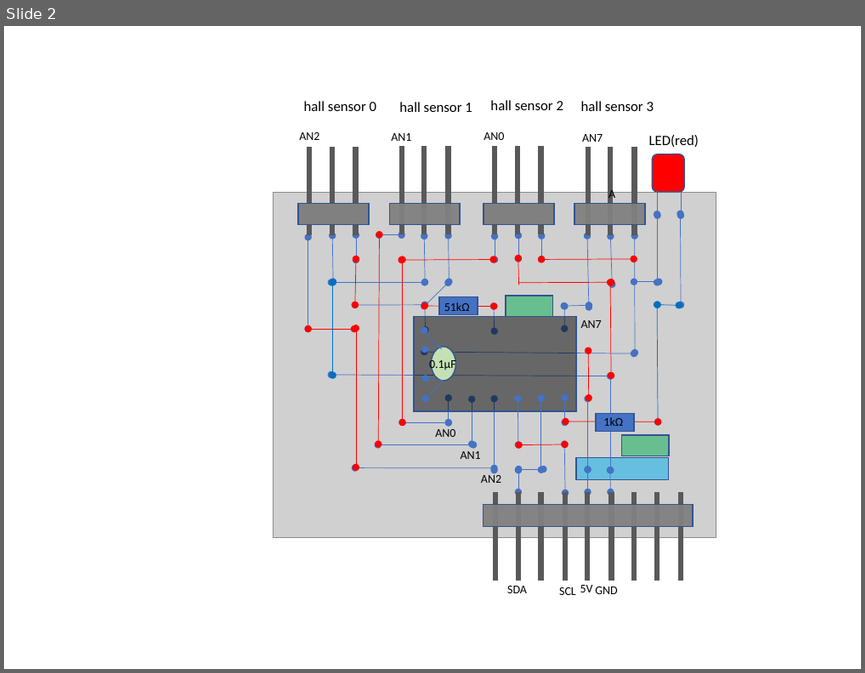
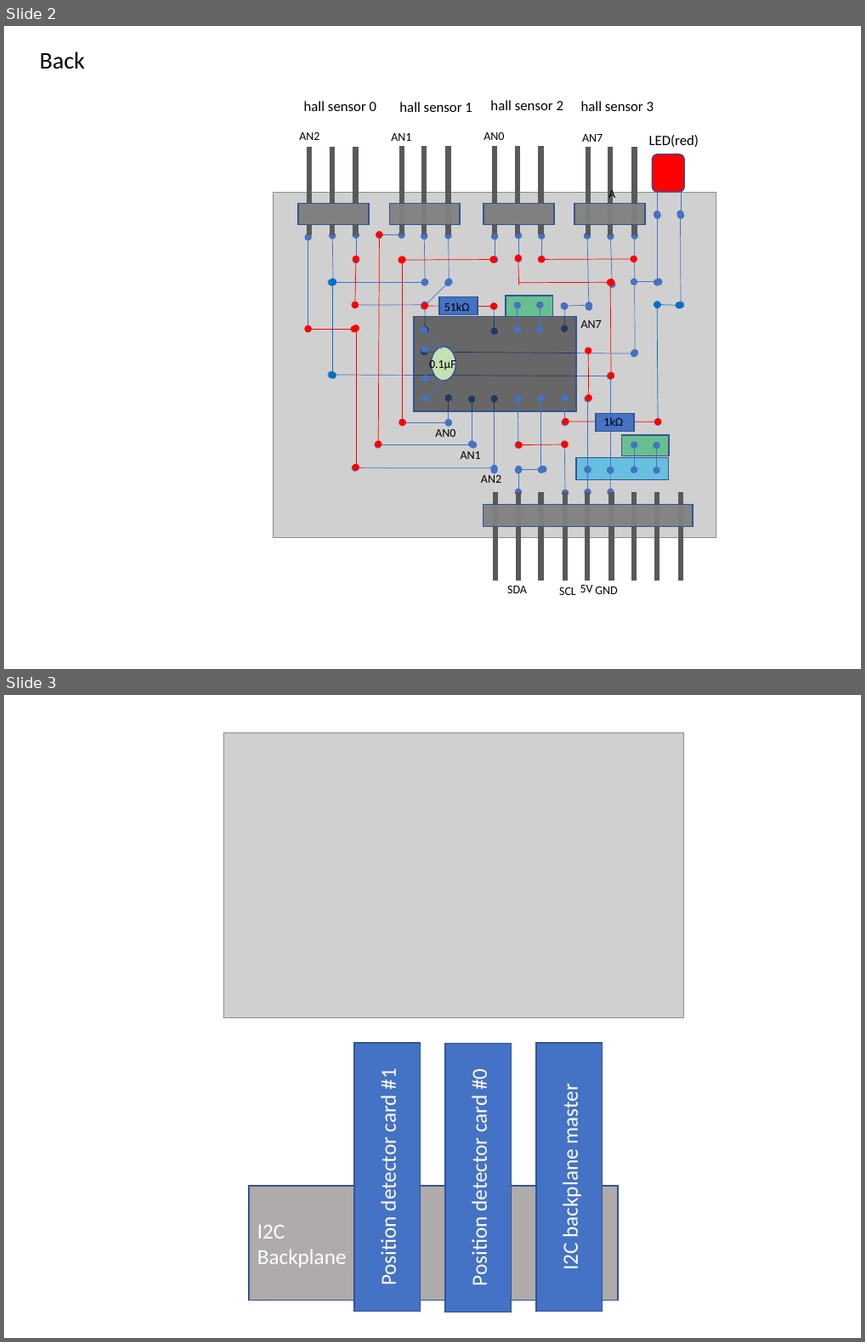
Before and after one commit to araobp/sensor-network, a slide deck: blocks/pic16f1825/position_detector.pptx. Shown one above the other, each under a label of ours: slide 2 before the commit, slides 2 and 3 after it. The pictures are 865x673 and 865x1342 pixels, drawn with LibreOffice and Linux fonts; fonts in the diff are those of the drawing; grey boxes stand for pictures. Boxes give left, top, right and bottom in pixels: in the first picture for what was removed or moved away, otherwise in the second. Text is boxed around its words. In the diff, an @@ line names an element or a change of style, - is before the commit and + after.

```diff
--- a/blocks/pic16f1825/position_detector.pptx
+++ b/blocks/pic16f1825/position_detector.pptx
@@ slide 3 added at bbox=[4, 695, 861, 1338], background #FFFFFF @@
@@ picture added at bbox=[223, 732, 683, 1017] @@
@@ rectangle added at bbox=[354, 1043, 420, 1311], fill #4472C4, outline #325491 1 pt, 18 pt, text #FFFFFF @@
+Position detector card #1
@@ rectangle added at bbox=[445, 1043, 511, 1311], fill #4472C4, outline #325491 1 pt, 18 pt, text #FFFFFF @@
+Position detector card #0
@@ rectangle added at bbox=[536, 1043, 602, 1311], fill #4472C4, outline #325491 1 pt, 18 pt, text #FFFFFF @@
+I2C backplane master
@@ rectangle added at bbox=[249, 1185, 618, 1299], fill #AFABAB, outline #325491 1 pt, 18 pt, text #FFFFFF @@
+I2C
+Backplane
@@ slide 2 changed as well @@
@@ text added at bbox=[40, 52, 85, 68], 20 pt, text #000000 @@
+Back
@@ double arrow added from (517, 330) to (517, 306), #4472C4 0.5 pt @@
@@ double arrow added from (540, 329) to (540, 305), #4472C4 0.5 pt @@
@@ double arrow added from (634, 470) to (634, 445), #4472C4 0.5 pt @@
@@ double arrow added from (656, 470) to (656, 445), #4472C4 0.5 pt @@
```
Also in this commit, not shown: 1 other slide changed.
